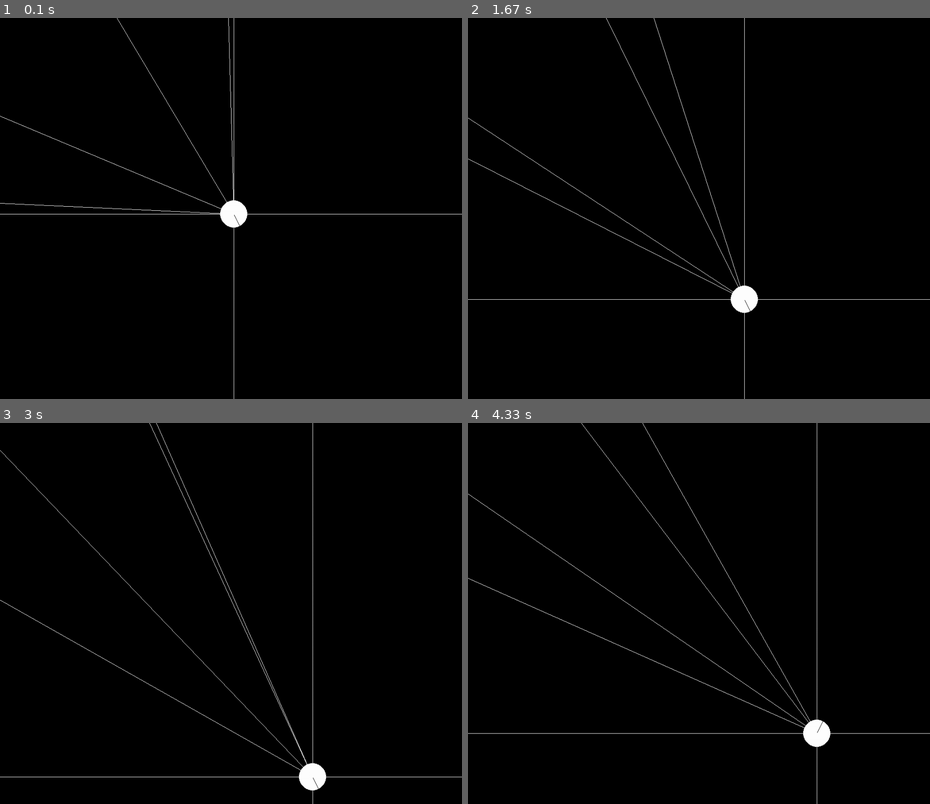
Above: before the commit, frames 1-4 (two rows, left to right).
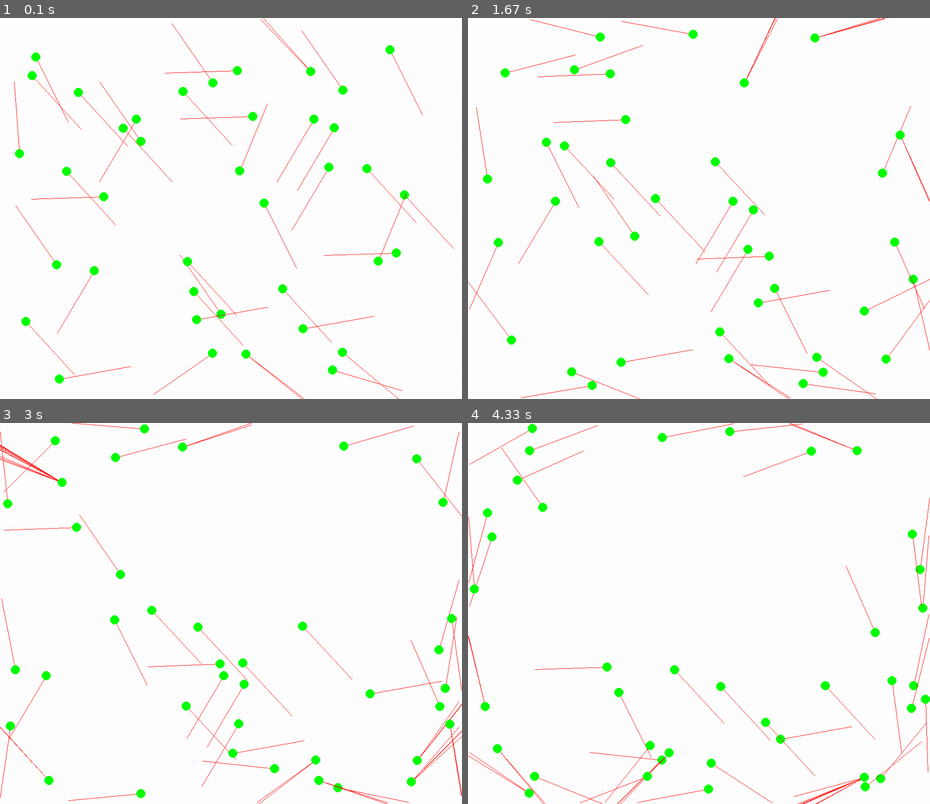
Above: after the commit, the same moments.

Repository: christiangryt/python_rel
Game: pygame game, started from boids/boid-pygame.py
Two runs of this game, one before a commit and one after it. Both use one fixed random seed, a clock stepped at 60 frames per second and the inputs below.
Inputs:
- Up to frame 1 (0.1 s): no input
- Up to frame 2 (1.67 s): no input
- Up to frame 3 (3 s): no input
- Up to frame 4 (4.33 s): no input

The runs differ from the first frame. In frame 1, 100% of the frame differs, in the area x 0-100%, y 0-100%; in frame 2, 100%; in frame 3, 100%; in frame 4, 100%.

Commit message:
Kollisjons avvergelse med veggen, mulighet for å unngå andre ting i veien

Diff:
--- a/boids/boid-pygame.py
+++ b/boids/boid-pygame.py
@@ -1,26 +1,55 @@
 import sys, pygame
 import numpy as np
-
-def distance_to_edges(rect, width, height):
-    left_dist = rect.left  # Distance to left edge (x = 0)
-    right_dist = width - rect.right  # Distance to right edge
-    top_dist = rect.top  # Distance to top edge (y = 0)
-    bottom_dist = height - rect.bottom  # Distance to bottom edge
-
-    return left_dist, right_dist, top_dist, bottom_dist
+import boid
+import random as r
 
 pygame.init()               # starte opp pygame
 
 size = width, height = 1020, 840# klink måte å definere flere varibler
-speed = pygame.math.Vector2(1,2)
+
+# LAGER TEST BOID
+spdVek = pygame.math.Vector2([3,1])
+bb = []
+
+for i in range (1, 40):
+
+    pos1 = r.randint(40, width - 40)
+    pos2 = r.randint(40, height- 40)
+
+    spd = pygame.math.Vector2(1,2)
+    spd.rotate_ip_rad(np.floor(r.randint(0, np.floor(2*np.pi))))
+
+    spd = pygame.math.Vector2(spd)
+    pos = pygame.math.Vector2(pos1, pos2)
+
+    # ny = boid.boid(pygame.math.Vector2(1,2), [width / (i + 10), height / (i + 10)], 150, 0.02, 100, (0,255,0))
+    ny = boid.boid(spd, pos, 150, 0.01, 100, (0,255,0))
+
+
+    bb.append(ny)
+
+# temp funk sjekker pos utenfor kart
+# bruker globale definsjoner ro ned
+def utenfor_sjekk(pos):
+
+    if pos[0] <= 0 or pos[0] >= width or pos[1] <= 0 or pos[1] >= height:
+        return True
+
+    else:
+        return False
+
+speed = pygame.math.Vector2(0 ,2)
+#speed = pygame.math.Vector2(0,0)
+
 black = (0,0,0)
 white = (255,255,255)
+red = (255, 0, 0)
 
 screen = pygame.display.set_mode(size)
 
 # definere ball greier
-ball_radius = 30
-ball_pos = pygame.math.Vector2(width // 2, height // 2)
+# ball_radius = 30
+# ball_pos = pygame.math.Vector2(width // 2, height - 100)
 #ball_pos = [0, 0]
 
 clock = pygame.time.Clock()
@@ -31,45 +60,95 @@
         if event.type == pygame.QUIT: sys.exit()
 
     # oppdatere posisjon
-    ball_pos[0] += speed[0]
-    ball_pos[1] += speed[1]
+    # ball_pos[0] += speed[0]
+    # ball_pos[1] += speed[1]
+    for b in bb:
+
+        b.position += b.speed
 
     #finner avstand til nærmeste vegg??
     #vecTilVegg = pygame.math.Vector2(min(ball_pos[0], width - ball_pos[0]), min(ball_pos[1], height - ball_pos[1]))
 
+    screen.fill(white)
+
+    # sjekk mulige ruter ved stråler
+    # looper over ball_pos + speed, ser om den lander utenfor banen
+    # om den gjør det, vri vektoren hakk til venstre eller høyre gjenta
+
+    # burde ta høyde for retning og ikke bare hastighet? ellers er syns lengde ubrukelig
+    # low key kanskje bedre sånn
+
+    # antallForsok = 10
+    # rotMengde = 0.1    # radian
+    # synLengde = ball_radius * 9
+    # test_retning = pygame.math.Vector2(speed)
+
+    for b in bb:
+
+        test_retning = pygame.math.Vector2(b.speed)
+
+        for prov in range(1, b.forsok):
+
+            futurePos = b.position + test_retning.normalize() * (b.radius + b.synlen)
+
+            pygame.draw.line(screen, red, b.position, futurePos)
+
+            # print(utenfor_sjekk(futurePos))
+
+            if utenfor_sjekk(futurePos):
+
+                if prov % 2 == 1:
+
+                    test_retning.rotate_rad_ip(r.randint(0, 1) * b.rotmen * prov)
+
+                else:
+
+                    test_retning.rotate_rad_ip(r.randint(0,1) * b.rotmen * -prov)
+
+                # roterer en så en annen ved mod
+                # roter speed og prøv igjen
+
+                # print (test_retning)
+                # pygame.draw.line(screen, red, b.position, b.position + test_retning)
+
+            else:
+
+                b.speed = test_retning
+                break
+
+        pygame.draw.circle(screen, b.color, b.position, b.radius, 0)
+
     # vektor til hver vegg
-    v1 = pygame.math.Vector2(ball_pos[0], 0)
-    v2 = pygame.math.Vector2(ball_pos[0], height)
-    v3 = pygame.math.Vector2(0, ball_pos[1])
-    v4 = pygame.math.Vector2(width, ball_pos[1])
+    # v1 = pygame.math.Vector2(ball_pos[0], 0)
+    # v2 = pygame.math.Vector2(ball_pos[0], height)
+    # v3 = pygame.math.Vector2(0, ball_pos[1])
+    # v4 = pygame.math.Vector2(width, ball_pos[1])
 
-    screen.fill(black)
+    # # unngå alle samtidig, nærmere unngår man mer (kjempe dumt men bare for å teste)
+    # for v in [v1,v2,v3,v4]:
 
-    # unngå alle samtidig, nærmere unngår man mer (kjempe dumt men bare for å teste)
-    for v in [v1,v2,v3,v4]:
+    #     # avstand mellom ball og vegg
+    #     avs = v - ball_pos
+    #     pygame.draw.line(screen, white, ball_pos, avs)
+    #     # normaliserer avs vektor
+    #     if avs:
+    #         vekkFraVegg = pygame.math.Vector2.normalize(avs)
 
-        # avstand mellom ball og vegg
-        avs = v - ball_pos
-        pygame.draw.line(screen, white, ball_pos, avs)
-        # normaliserer avs vektor
-        if avs:
-            vekkFraVegg = pygame.math.Vector2.normalize(avs)
+    #     # hvor hardt man skal unngå noe
+    #         #vekkKraft = vekkFraVegg * speed
+    #         #speed += vekkFraVegg * speed
 
-        # hvor hardt man skal unngå noe
-            #vekkKraft = vekkFraVegg * speed
-            #speed += vekkFraVegg * speed
+    # if ball_pos[0] - ball_radius < 0 or ball_pos[0] + ball_radius> width:
+    #     speed[0] = -speed[0]
+    # if ball_pos[1] - ball_radius< 0 or ball_pos[1] + ball_radius > height:
+    #     speed[1] = -speed[1]
 
-    if ball_pos[0] - ball_radius < 0 or ball_pos[0] + ball_radius> width:
-        speed[0] = -speed[0]
-    if ball_pos[1] - ball_radius< 0 or ball_pos[1] + ball_radius > height:
-        speed[1] = -speed[1]
-
-    pygame.draw.circle(screen, white, ball_pos, ball_radius, 0)         # dette er en rektangel surface med en sirkel inni
-    pygame.draw.line(screen, black, ball_pos, ball_pos + speed*ball_radius)
-    pygame.draw.line(screen, white, ball_pos, [ball_pos[0], 0])
-    pygame.draw.line(screen, white, ball_pos, [ball_pos[0], height])
-    pygame.draw.line(screen, white, ball_pos, [0, ball_pos[1]])
-    pygame.draw.line(screen, white, ball_pos, [width, ball_pos[1]])
+    # pygame.draw.circle(screen, black, ball_pos, ball_radius, 0)         # dette er en rektangel surface med en sirkel inni
+    # pygame.draw.line(screen, red, ball_pos, ball_pos + speed*ball_radius)
+    # pygame.draw.line(screen, white, ball_pos, [ball_pos[0], 0])
+    # pygame.draw.line(screen, white, ball_pos, [ball_pos[0], height])
+    # pygame.draw.line(screen, white, ball_pos, [0, ball_pos[1]])
+    # pygame.draw.line(screen, white, ball_pos, [width, ball_pos[1]])
 
     pygame.display.flip()
 
--- a/boids/boid.py
+++ b/boids/boid.py
@@ -1,15 +1,43 @@
+import pygame
+import math
 
-class boid():
+class boid(pygame.sprite.Sprite):
     '''
     Klasseobjekt som skal simulere flokk bevegelser
     '''
 
-    def __init__(self, speed, position, color):
+    def __init__(self, speed, position, synlen, rotmen, forsok, color):
         '''
         Ny boid tar in hastighet (vektor), posisjon (vektor) og en farge (hex elr no)
         '''
 
-        self.speed = speed
+        self.radius = 10                         # hitbox tall TODO gjør noe samrtere
+
+        pygame.sprite.Sprite.__init__(self) # pygame sprite constructor
+
+        # SPRITE SURFACE???
+        self.image = pygame.Surface([self.radius, self.radius])
+        self.image.fill(color)              # fyller sprite med gitt farge
+        self.rect = self.image.get_rect()   # Sprite boks
+
+        self.speed = speed                  # vektor
         self.position = position            # kan sette denne manuelt, eller bare mate den med coords om man skal spawne nye
-        self.color = color
-        self.radius = 25                    # før jeg lager en ordentlig sprite bruker jeg bare en sirkel
+        self.color = color                  # (x,y,z)
+        self.synlen = synlen                # hvor langt boid skal bry seg (mtp hindringer)
+        self.rotmen = rotmen                # radianer mellom hvert forsøk
+        self.forsok = math.ceil(2*math.pi / rotmen)    # hvor mange stråler
+
+        #før jeg lager en ordentlig sprite bruker jeg bare en sirkeller?)
+
+    # sjekke om utenfor gitte grenser?
+    def utenfor(self, vektor, kart):        # grov skisse
+        '''
+        vektor: speed rotert
+        kart: vegger + evt hindringer
+
+        Om nåværenede hastighets vektor vil føre til at jeg ender opp
+        på et ulovlig sted
+
+        Returnerer True om self.pos + vektor ulovlig
+            False om ikke
+        '''
Not shown, changed: boids/boid-plan.md
